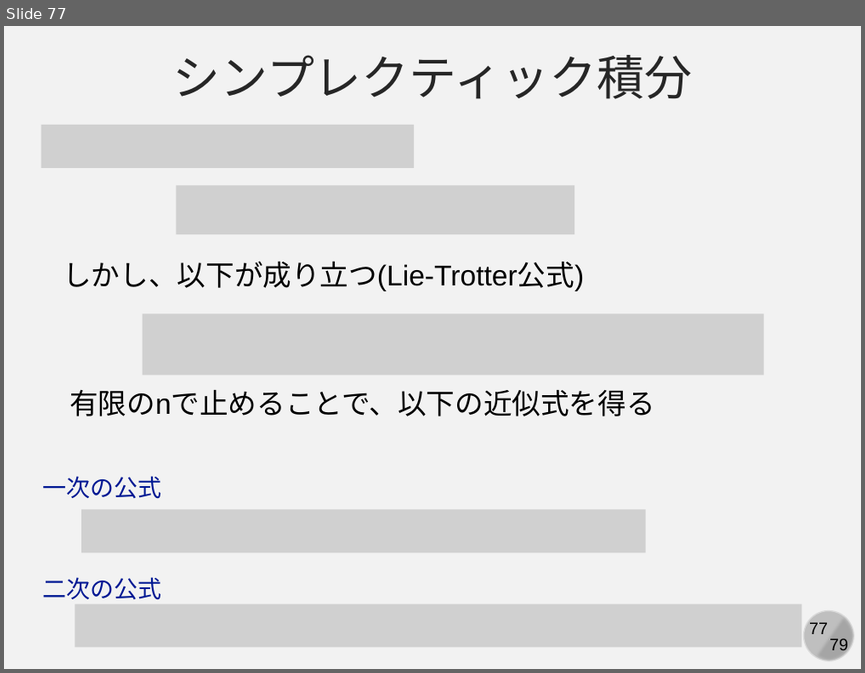
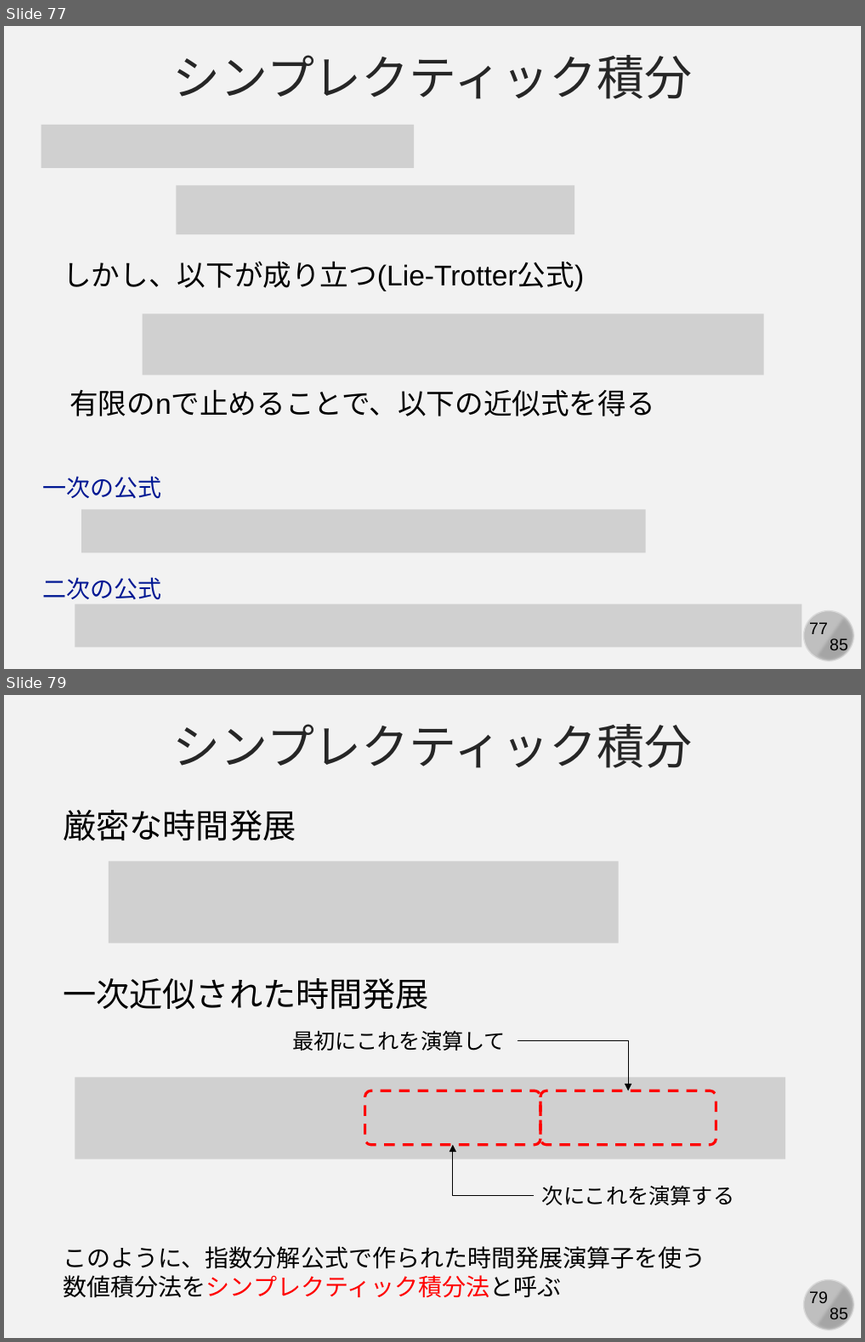
Before and after one commit to kaityo256/simulation_engineering, a slide deck: 05_md_basic/simulation05.pptx. Shown one above the other, each under a label of ours: slide 77 before the commit, slides 77 and 79 after it; the slides between them are not shown. The pictures are 865x673 and 865x1342 pixels, drawn with LibreOffice and Linux fonts; fonts in the diff are those of the drawing; grey boxes stand for pictures. Boxes give left, top, right and bottom in pixels: in the first picture for what was removed or moved away, otherwise in the second. Text is boxed around its words. In the diff, an @@ line names an element or a change of style, - is before the commit and + after.

```diff
--- a/05_md_basic/simulation05.pptx
+++ b/05_md_basic/simulation05.pptx
@@ slide 79 added at (4,695,861,1338), background #F2F2F2; not listed: 4 template elements that a slide beside it also shows @@
@@ text added at (173,724,692,768), 40 pt, text #262626 @@
+シンプレクティック積分
@@ text added at (63,810,296,841), 28 pt, text #000000 @@
+厳密な時間発展
@@ picture added at (109,862,619,942) @@
@@ text added at (63,978,429,1009), 28 pt, text #000000 @@
+一次近似された時間発展
@@ text added at (292,1030,506,1050), 18 pt, text #000000 @@
+最初にこれを演算して
@@ elbow arrow added from (517, 1040) to (628, 1091), #000000 0.5 pt @@
@@ picture added at (75,1077,785,1158) @@
@@ rounded rectangle added at (364,1091,540,1145), outline #FF0000 2.25 pt dashed @@
@@ rounded rectangle added at (540,1091,716,1145), outline #FF0000 2.25 pt dashed @@
@@ elbow arrow added from (534, 1196) to (453, 1145), #000000 0.5 pt @@
@@ text added at (542,1185,734,1205), 18 pt, text #000000 @@
+次にこれを演算する
@@ text added at (63,1246,705,1298), 20 pt, text #000000 @@
+このように、指数分解公式で作られた時間発展演算子を使う
+数値積分法をシンプレクティック積分法と呼ぶ
@@ slide 77 changed as well @@
@@ text at (829,638,848,654): text changed @@
-79
+85
```
Also in this commit, not shown: 78 other slides changed, 5 other slides added.
